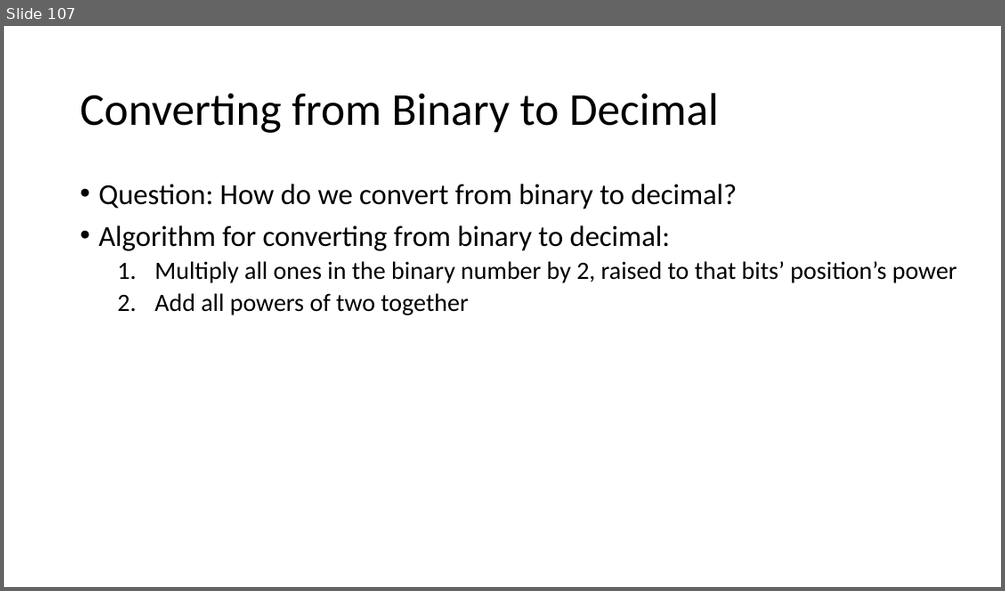
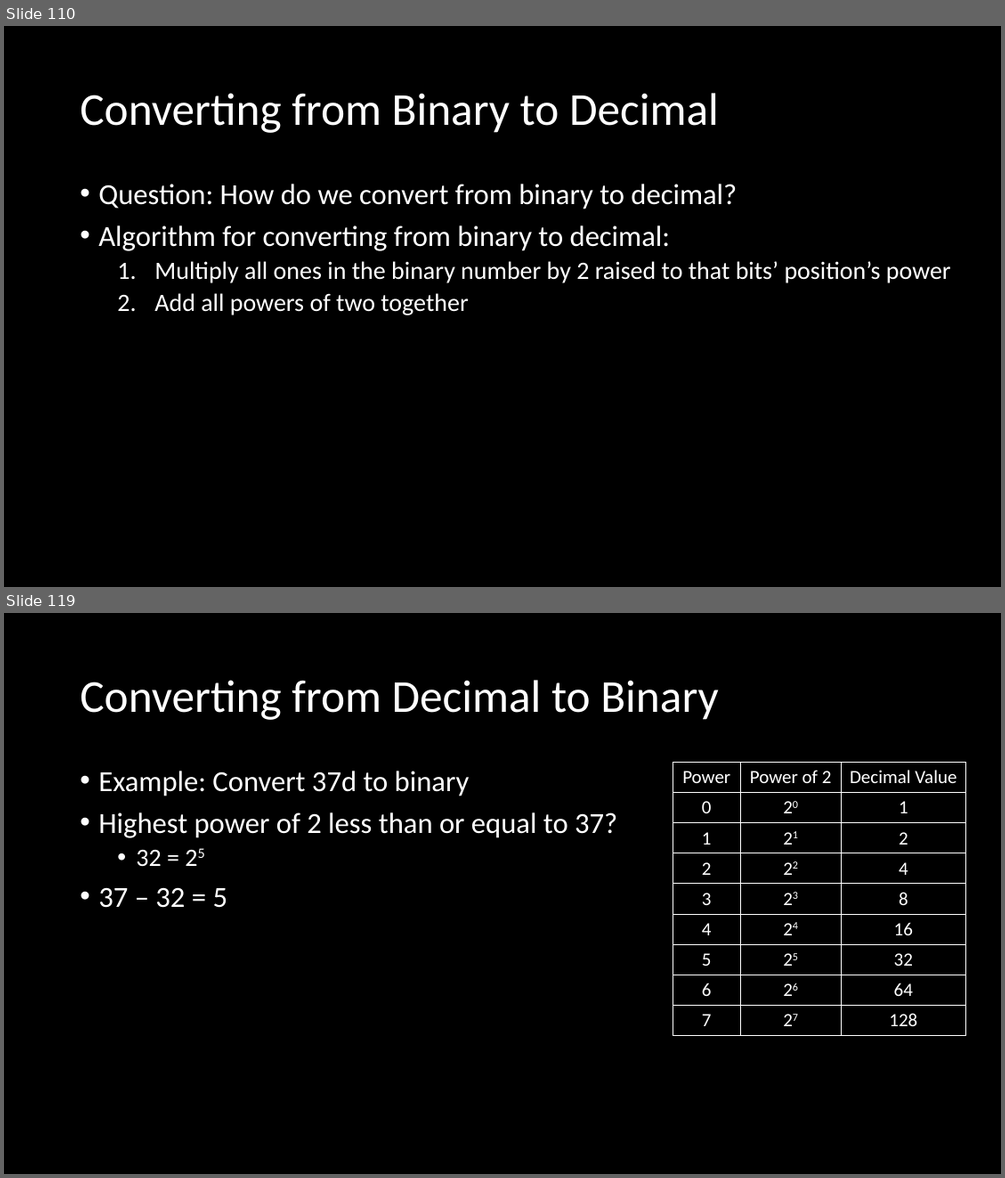
Before and after one commit to MrJoshGross/Course-Curricular-Material, a slide deck: wip/Lecture 3 - Representing Numbers in Binary.pptx. Shown one above the other, each under a label of ours: slide 107 before the commit, slides 110 and 119 after it; the slides between them are not shown. The pictures are 1005x591 and 1005x1178 pixels, drawn with LibreOffice and Linux fonts; fonts in the diff are those of the drawing. Boxes give left, top, right and bottom in pixels: in the first picture for what was removed or moved away, otherwise in the second. Text is boxed around its words. In the diff, an @@ line names an element or a change of style, - is before the commit and + after.

Commit message:
Update Lecture 3 - Representing Numbers in Binary.pptx
finished binary representation lecture

```diff
--- a/wip/Lecture 3 - Representing Numbers in Binary.pptx
+++ b/wip/Lecture 3 - Representing Numbers in Binary.pptx
@@ slide 119 added at bbox=[4, 613, 1001, 1174], background #000000 @@
@@ title added at bbox=[80, 680, 718, 720], 44 pt, text #FFFFFF @@
+Converting from Decimal to Binary
@@ text added at bbox=[98, 771, 617, 908], 28 pt, text #FFFFFF @@
+• Example: Convert 37d to binary
+• Highest power of 2 less than or equal to 37?
+  • 32 = 25
+• 37 – 32 = 5
+1
@@ table added at bbox=[673, 763, 966, 1036], 9 rows, 3 columns @@
+Power | Power of 2 | Decimal Value
+0 | 20 | 1
+1 | 21 | 2
+2 | 22 | 4
+3 | 23 | 8
+4 | 24 | 16
+5 | 25 | 32
+6 | 26 | 64
+7 | 27 | 128
@@ what was slide 107 is now slide 110 @@
@@ slide 110 changed as well @@
@@ background #FFFFFF to #000000 @@
@@ title "Converting from Binary to Decimal" at bbox=[80, 93, 719, 133]: text colour #000000 to #FFFFFF @@
@@ text at bbox=[98, 184, 736, 315]: text colour #000000 to #FFFFFF in "Question: How do we convert from binary ...", "Algorithm for converting from binary to decimal:", "Add all powers of two together" @@
@@ text at bbox=[154, 261, 951, 283]: text changed; text colour #000000 to #FFFFFF @@
-  1. Multiply all ones in the binary number by 2, raised to that bits’ position’s power
+  1. Multiply all ones in the binary number by 2 raised to that bits’ position’s power
```
Also in this commit, not shown: 106 other slides changed, 68 other slides added.
